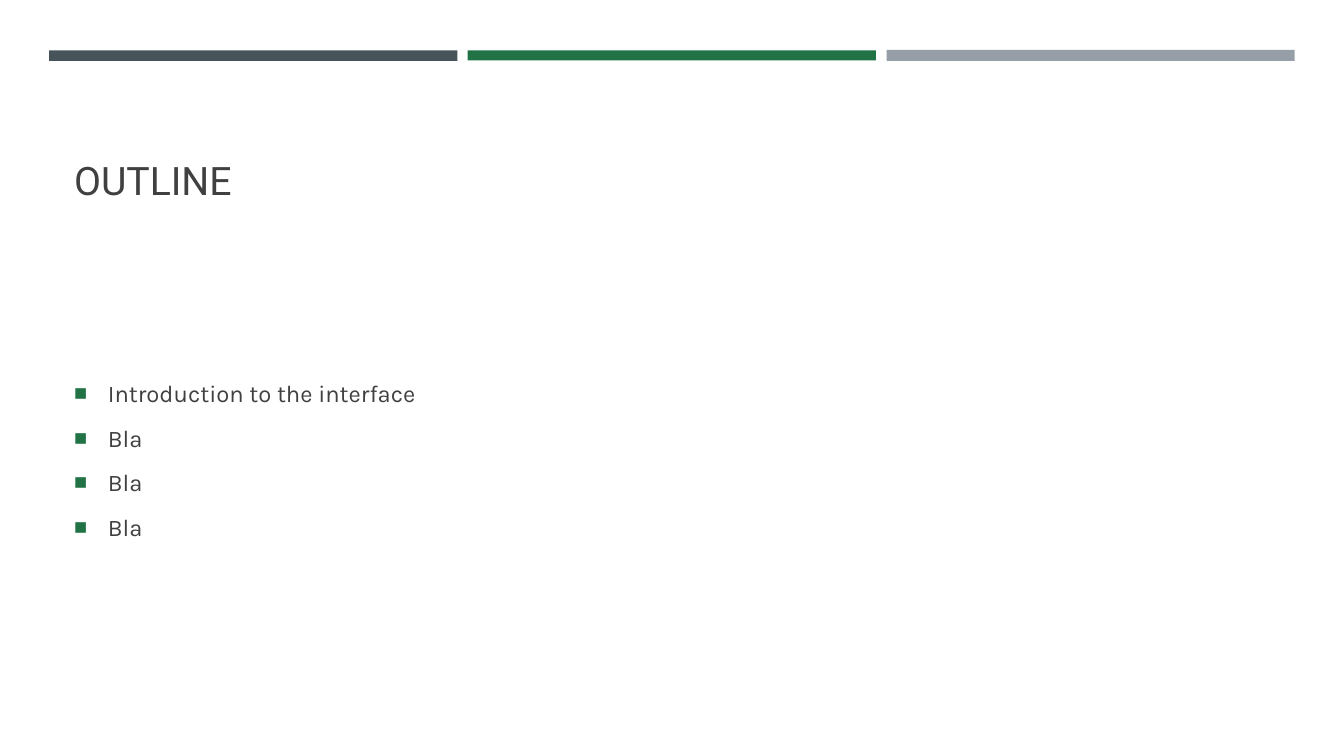
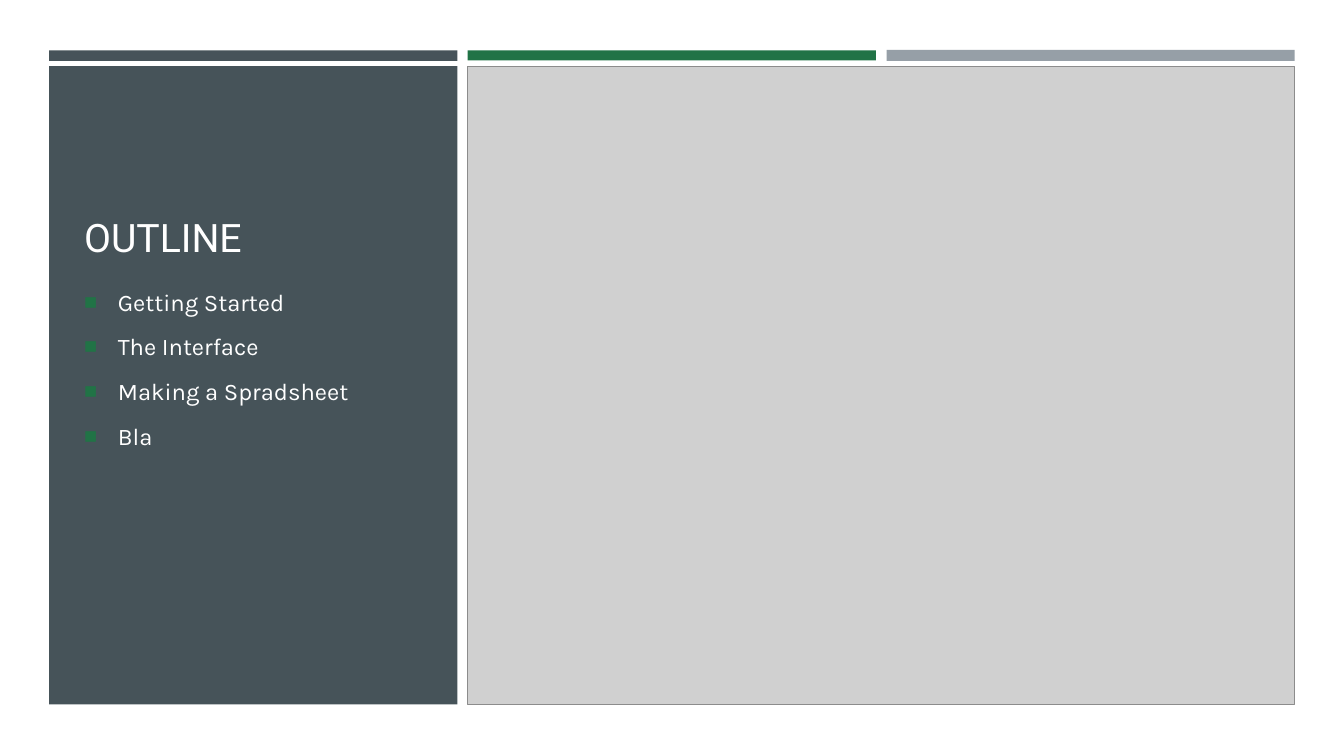
Before and after one commit to VadimAcosta/intro_to_excel, a slide deck: slide 2 of VAcosta_Excel_Tutorial.pptx. Drawn at 1344x756 pixels with LibreOffice and Linux fonts; fonts in the diff are those of the drawing; grey boxes stand for pictures. Boxes give left, top, right and bottom in pixels: in the first picture for what was removed or moved away, otherwise in the second. Text is boxed around its words. In the diff, an @@ line names an element or a change of style, - is before the commit and + after.

Commit message:
20200424 update

```diff
--- a/VAcosta_Excel_Tutorial.pptx
+++ b/VAcosta_Excel_Tutorial.pptx
@@ background #FFFFFF to #585753 @@
@@ rectangle added at [0,0,1344,756], fill #FFFFFF @@
@@ rectangle added at [49,67,458,705], fill #465359 @@
@@ picture added at [468,67,1296,705] @@
@@ title "OUTLINE": place and size @@
-title "OUTLINE" at [74,166,232,196]
+title "OUTLINE" at [84,223,242,253]
@@ title "OUTLINE" at [84,223,242,253]: text colour #404040 to #FFFFFF @@
@@ text "Getting Started": place and size @@
-text "Getting Started" at [108,385,415,537]
+text "Getting Started" at [118,294,348,446]
@@ text "Getting Started" at [118,294,348,446]: vertical alignment middle to top @@
@@ text at [118,294,348,406]: text changed; text colour #404040 to #FFFFFF @@
-■ Introduction to the interface
+■ Getting Started
+■ The Interface
+■ Making a Spradsheet
@@ text at [118,428,153,446]: text colour #404040 to #FFFFFF in "Bla" @@
@@ text at [108,474,143,537]: paragraphs removed @@
-■ Bla
-■ Bla
```
Also in this commit, not shown: 3 other slides changed, 7 slides added, 1 slide removed.
